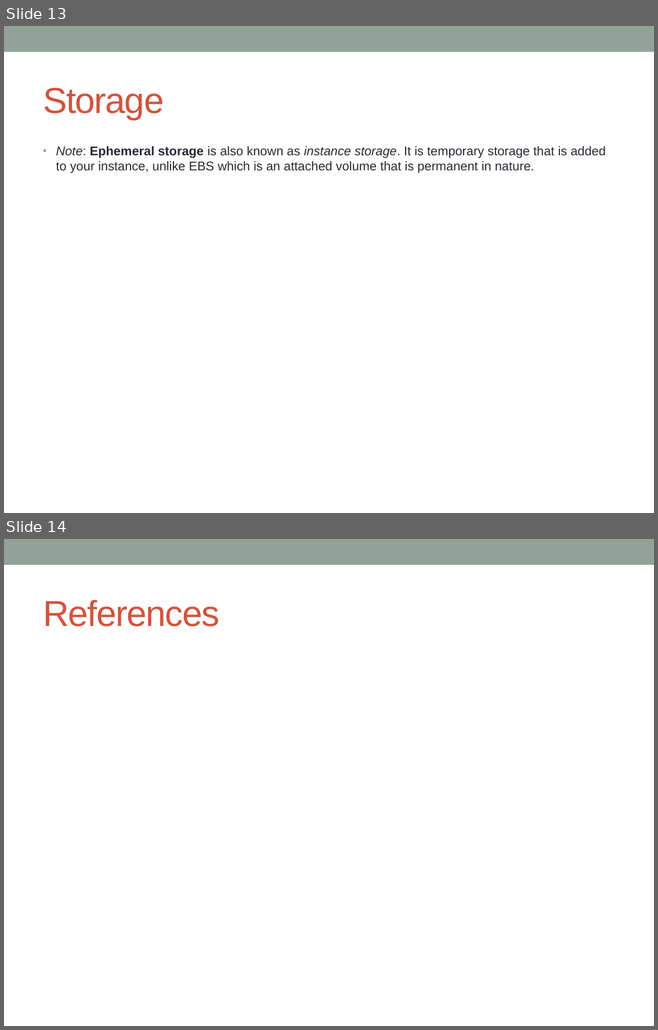
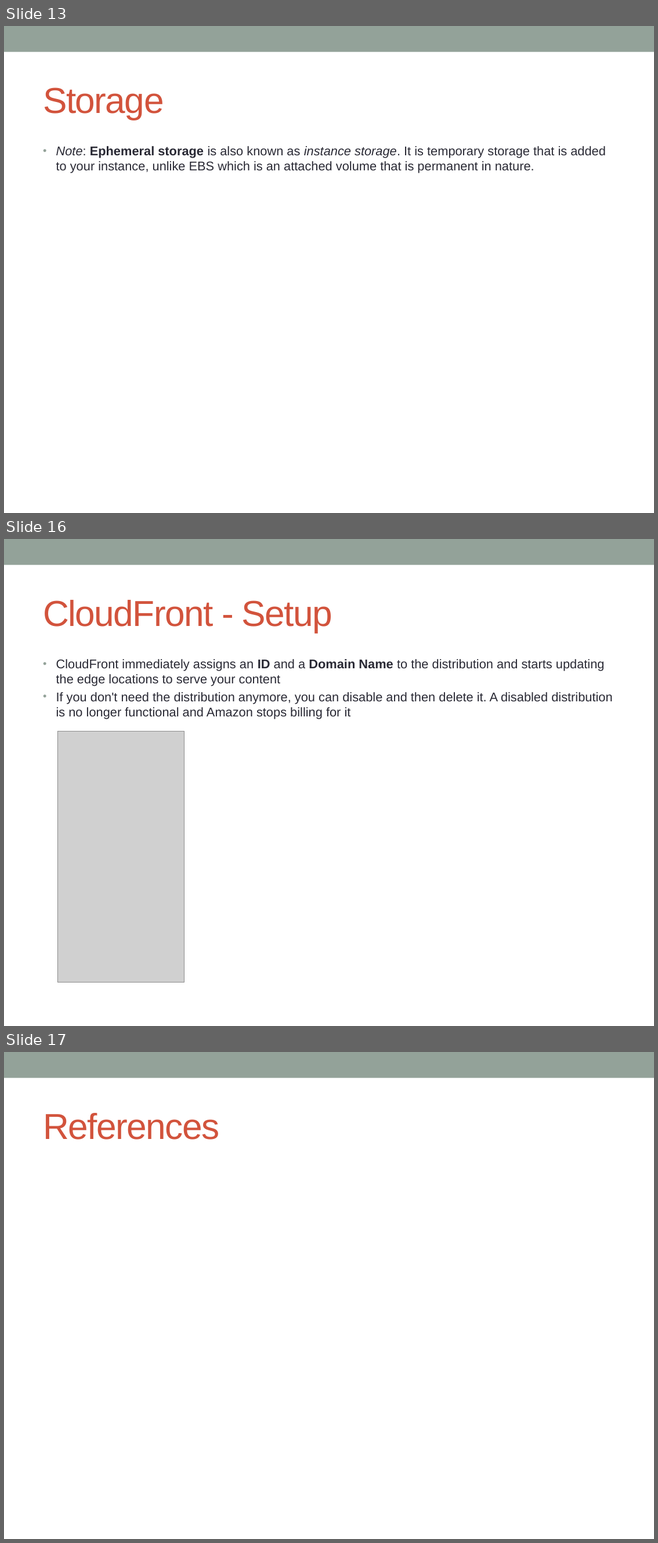
Before and after one commit to notionquest/ProjectDocumentation, a slide deck: AWS_Solution_Architect.pptx. Shown one above the other, each under a label of ours: slides 13 and 14 before the commit, slides 13, 16 and 17 after it; the slides between them are not shown. The pictures are 658x1030 and 658x1543 pixels, drawn with LibreOffice and Linux fonts; fonts in the diff are those of the drawing; grey boxes stand for pictures. Boxes give left, top, right and bottom in pixels: in the first picture for what was removed or moved away, otherwise in the second. Text is boxed around its words. In the diff, an @@ line names an element or a change of style, - is before the commit and + after.

Commit message:
CloudFront

```diff
--- a/AWS_Solution_Architect.pptx
+++ b/AWS_Solution_Architect.pptx
@@ slide 16 added at (4,539,654,1026), background #FFFFFF; not listed: 1 template element that a slide beside it also shows @@
@@ title added at (43,600,332,633), 40 pt, text #D2533C @@
+CloudFront - Setup
@@ text added at (56,659,612,719), 14 pt, text #292934 @@
+• CloudFront immediately assigns an ID and a Domain Name to the distribution and starts updating the edge locations to serve your content
+• If you don't need the distribution anymore, you can disable and then delete it. A disabled distribution is no longer functional and Amazon stops billing for it
@@ picture added at (58,732,184,982) @@
@@ what was slide 14 is now slide 17 @@
```
Also in this commit, not shown: 2 other slides added.
